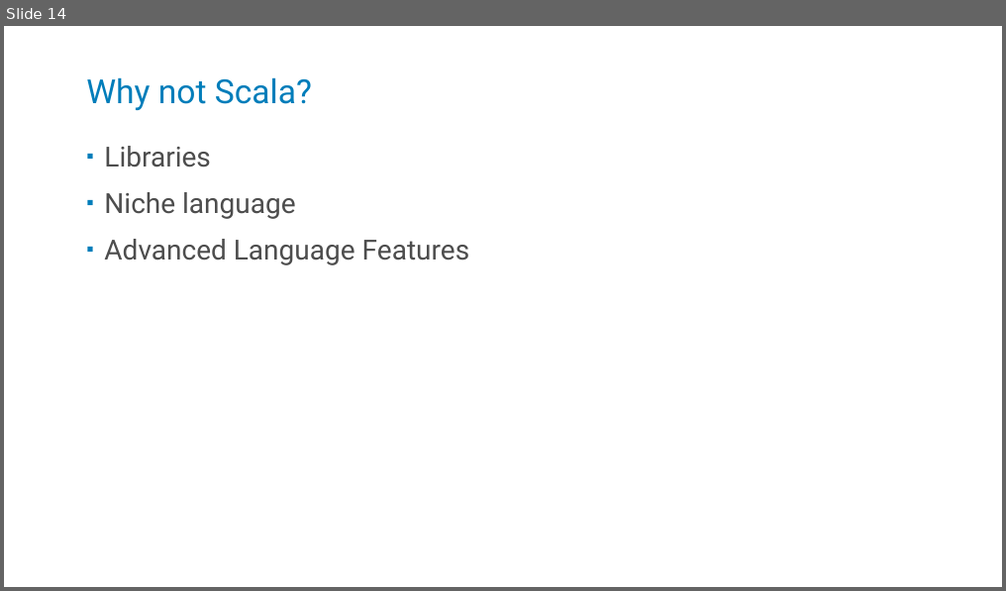
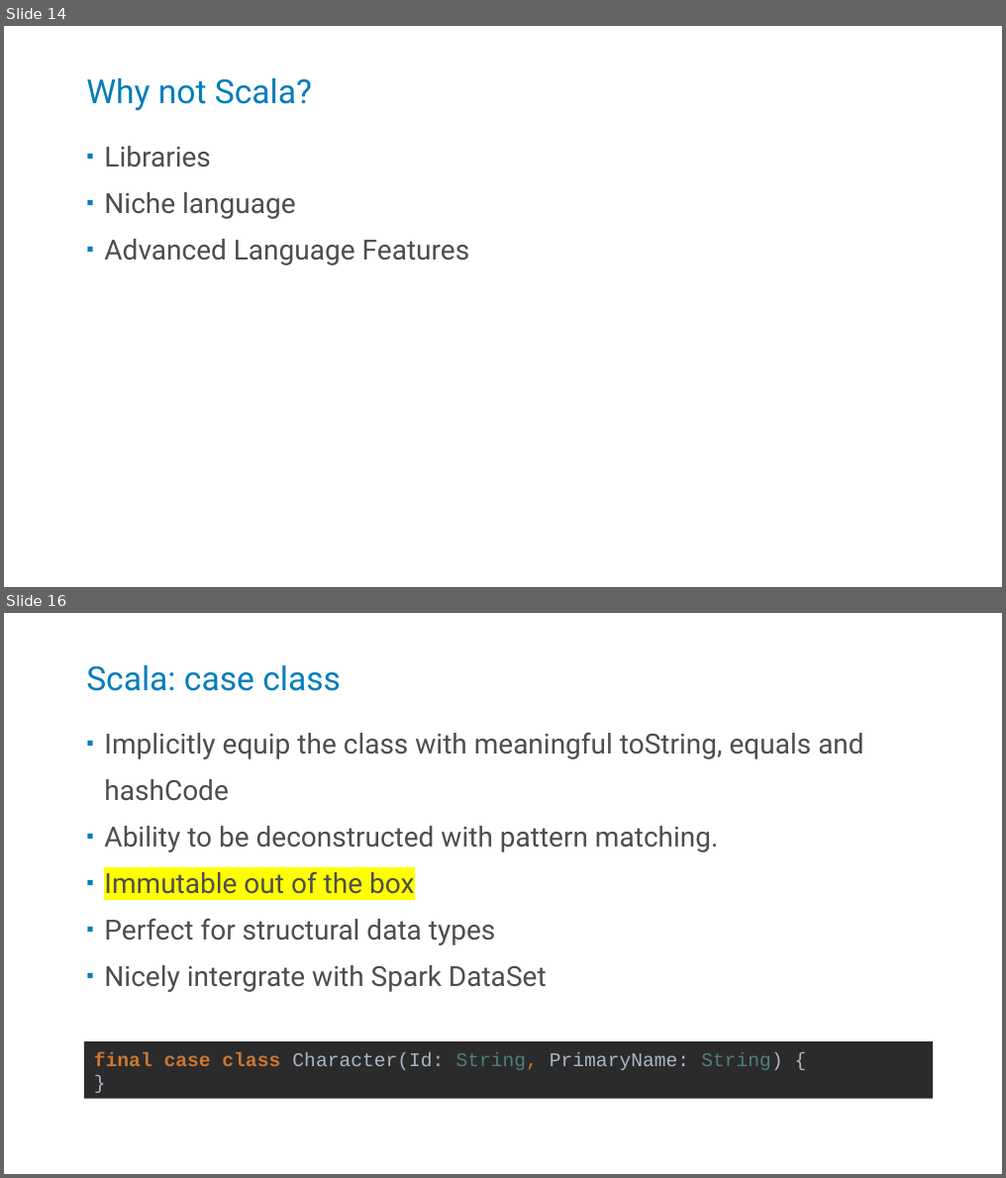
Before and after one commit to kstanaszek/SparkAndScalaInTandem, a slide deck: src/main/resources/slides.pptx. Shown one above the other, each under a label of ours: slide 14 before the commit, slides 14 and 16 after it; the slides between them are not shown. The pictures are 1006x591 and 1006x1178 pixels, drawn with LibreOffice and Linux fonts; fonts in the diff are those of the drawing. Boxes give left, top, right and bottom in pixels: in the first picture for what was removed or moved away, otherwise in the second. Text is boxed around its words. In the diff, an @@ line names an element or a change of style, - is before the commit and + after.

```diff
--- a/src/main/resources/slides.pptx
+++ b/src/main/resources/slides.pptx
@@ slide 16 added at bbox=[4, 613, 1002, 1174], background #FFFFFF @@
@@ title added at bbox=[86, 664, 341, 691], 24 pt, text #007DBA @@
+Scala: case class
@@ text added at bbox=[104, 732, 863, 992], 20 pt, text #4D4D4D @@
+▪ Implicitly equip the class with meaningful toString, equals and hashCode
+▪ Ability to be deconstructed with pattern matching.
+▪ Immutable out of the box
+▪ Perfect for structural data types
+▪ Nicely intergrate with Spark DataSet
@@ rectangle added at bbox=[84, 1042, 932, 1099], fill #2B2B2B, 14 pt, text #A9B7C6 @@
+final case class Character(Id: String, PrimaryName: String) {
+}
```
Also in this commit, not shown: 1 slide changed, 4 other slides added.
